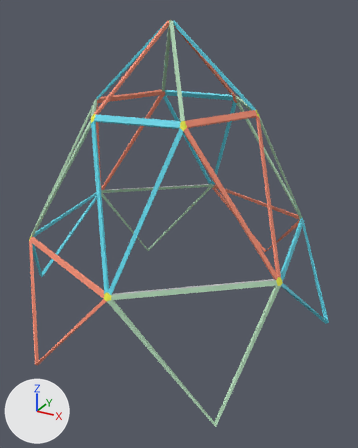
Before and after pictures for a commit that changed the FBX model Assets/RawModels/JungleGym_Rocket.fbx.
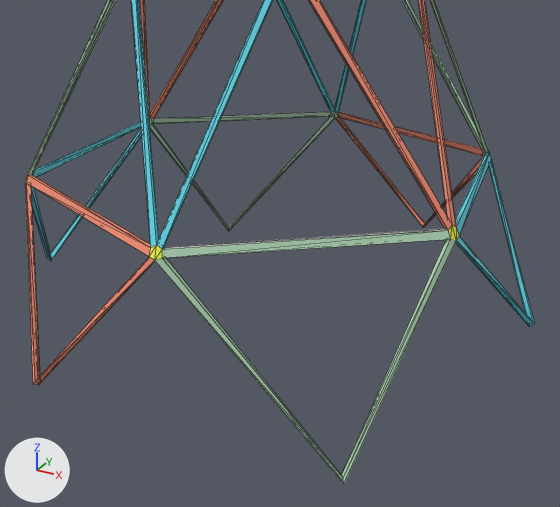
There are two pictures of each version: one whole from a 50 mm camera at (0.0142, -0.025, 0.0179) aimed at (0.0008, -0.0006, 0.0057), one close up from a 50 mm camera at (0.0138, -0.0243, 0.0137) aimed at (0.0015, -0.0018, 0.0024). Arrows for +X, +Y and +Z are at lower left; the lights stay in place. The close-ups show mesh edges as thin lines. Where no turn or scale is listed for an object, it has been applied to the vertices.
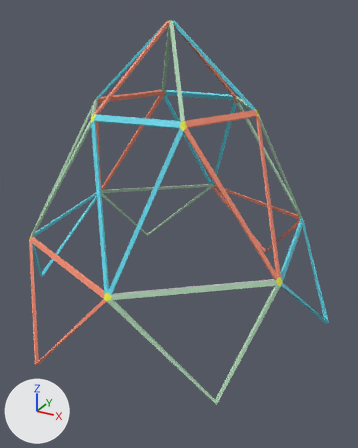
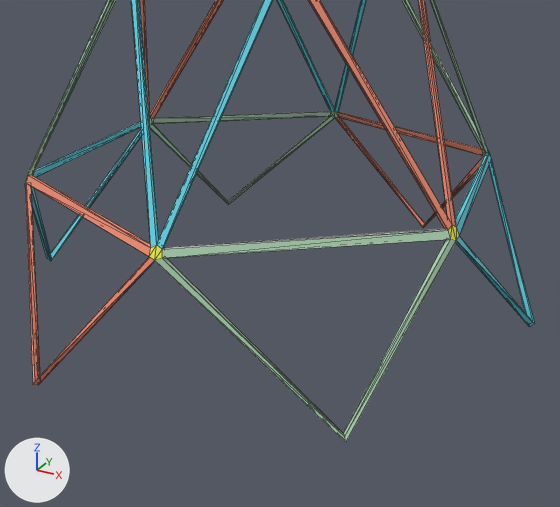
The newer file is also rescaled (x10.37) as a whole; pictures and numbers use the older file's frame.

Boxes [x1, y1, x2, y2] around the edits, measured in the close-ups (560 x 507 px; the box of a moved part takes in the faces that stretch with it):
'pSphere1', reshaped: before [25, 0, 535, 483]; after [25, 0, 535, 442]
part 1 of me_mesh, moved or reshaped: before [150, 117, 334, 231]; after [150, 117, 334, 204]
part 2 of me_mesh, moved or reshaped: before [155, 239, 456, 483]; after [155, 239, 456, 442]

The change, as a list of edits to the scene's bpy script:
```text
Change me_mesh:
    where me_mesh.from_pydata(...)  # 168 vertices, 428 faces; spans x -0.01..0.01, y -0.0097..0.0097, z -0.0016..0.0172
    used by ob_psphere1; location = (0.0, 0.0, 0.0)
    before: 74 (-0.0066, 0.0074, -0.0014) at pixel (229, 228), 75 (-0.0067, 0.0075, -0.0016) at pixel (228, 231), 113 (-0.0068, 0.0076, -0.0016) at pixel (228, 229), 114 (-0.0067, 0.0075, -0.0014) at pixel (228, 227)
    before: 80 (0.0066, -0.0074, -0.0014) at pixel (341, 474), 81 (0.0067, -0.0075, -0.0016) at pixel (342, 480), 149 (0.0068, -0.0076, -0.0016) at pixel (343, 483), 150 (0.0067, -0.0075, -0.0014) at pixel (343, 478)
    me_mesh part 1
    add for i in [74, 75, 113, 114]: me_mesh.vertices[i].co += Vector((0.0, 0.0, 0.0015))
    me_mesh part 2
    add for i in [80, 81, 149, 150]: me_mesh.vertices[i].co += Vector((0.0, 0.0, 0.0015))
```
